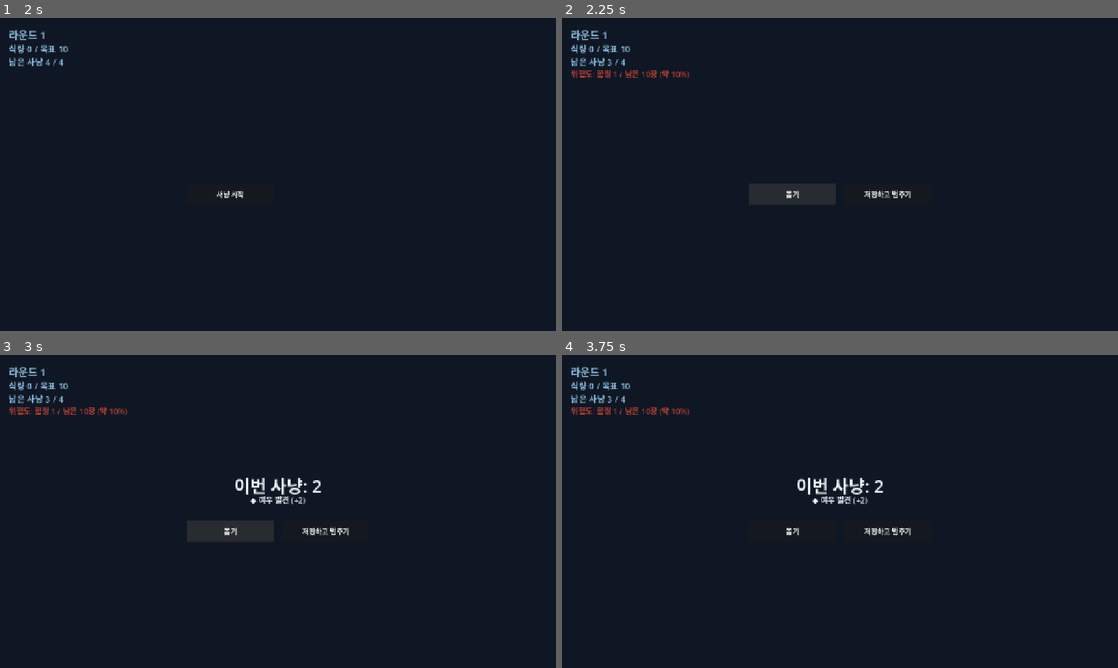
Above: before the commit, frames 1-4 (two rows, left to right).
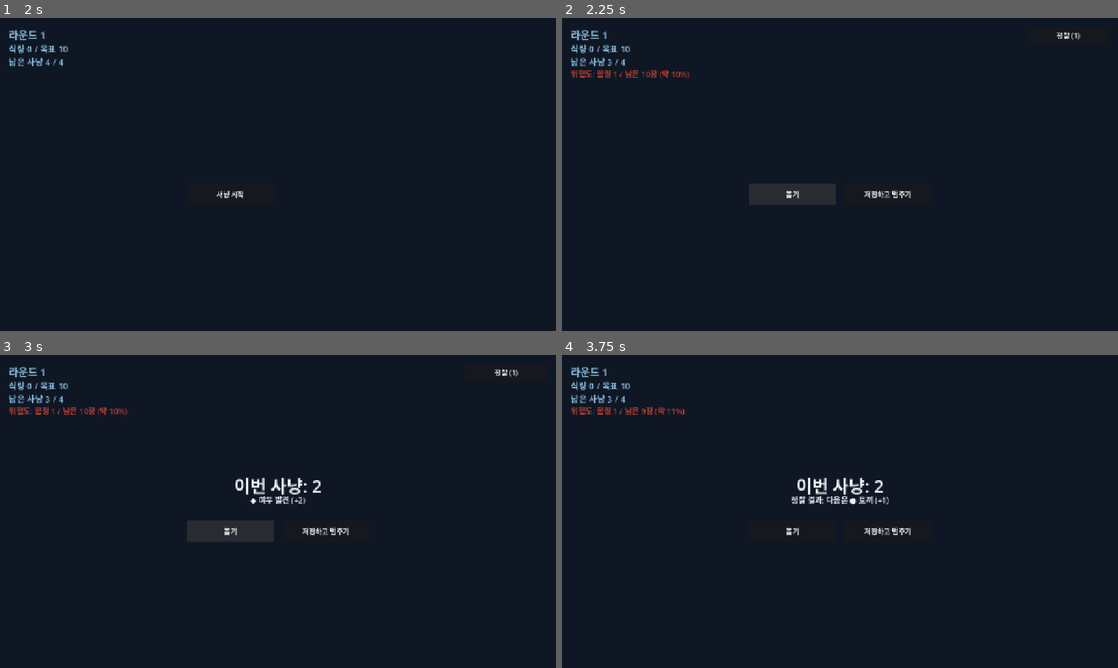
Above: after the commit, the same moments.

Repository: PDkou/MySaveCode
Game: Godot game, scene res://scenes/Intro.tscn
The game is run twice, just before and just after one commit, with the same random seed, the same clock (stepped at 60 frames per second) and the same inputs.
Inputs (mouse positions are in pixels of both pictures, inside the frame that each line leads up to):
- Up to frame 1 (2 s): tap Enter at 0.5 s; move the mouse to (400, 158) at 0.52 s; click (400, 158) at 0.67 s; click "사냥 시작" at 1.25 s
- Up to frame 2 (2.25 s): click "사냥 시작" at 2 s
- Up to frame 3 (3 s): click "뽑기" at 2.75 s
- Up to frame 4 (3.75 s): click (1067, 373) at 3.5 s, where only the run after the commit has a clickable "정찰 (1)"

Frame 1 is identical in both runs. In frame 2, less than 0.1% of the frame differs, in the area x 89-94%, y 4-8%; in frame 3, less than 0.1%; in frame 4, 0.4%, in the area x 14-59%, y 16-48%.

Commit message:
Fix trap-removal balance bug, add Scout mechanic from Buckshot Roulette research
Bug report from the lead: picking the trap-reduction charm
(lucky_paw, bust_count -1) with the base trap count at 1 zeroed out
traps for the rest of the run - every subsequent round became
completely risk-free, trivializing the core mechanic permanently.
Root cause: bust_count had no floor. Fixed by clamping bust_count to
a MIN_BUST_COUNT of 1 everywhere it's mutated (charm effects and the
meta-progression trap-reduction unlock) - the bag can never lose its
last trap. Verified structurally (all mutations route through one
_apply_effect function) and empirically: applying lucky_paw 50x in a
row in the HTML build, bustCount floor holds at 1 every time.

Rebalancing note: initially also raised BASE_BUST_COUNT to 2 to keep
lucky_paw meaningful post-floor, but mass-sim at 300k fresh runs
showed that nearly halved the new-player clear rate (32%->13%) -
reverted to BASE_BUST_COUNT=1 and instead gave lucky_paw a small
guaranteed secondary effect (+1 scout) so it's never a dead pick even
when trap count is already at the floor.

Second piece of feedback: "it's still just a draw-for-points game."
Researched Buckshot Roulette per the lead's reference list - its
items shift the game "from pure chance to resource management" by
letting the player spend a limited resource to gain information
mid-round (magnifying glass) rather than only deciding before/after.
Added an equivalent Scout mechanic: 1 free peek at the next bag token
per hunt attempt (RunManager.scout()), plus two new charms
(trackers_eye, keen_instinct) that grant more. This gives the "draw
or stop" moment actual tactical information instead of being a blind
click, addressing the "just draw and it's over" complaint from a
different angle than the risk-percentage display added earlier.

Charm pool: 35 total now. Reverified headlessly (35/35 individual
charm tests pass, 300k-run mass sim back to 31.98% fresh-player
round-2+ rate, zero anomalies) and in the HTML build via Playwright.

Co-Authored-By: Claude Sonnet 5 <noreply@anthropic.com>
Claude-Session: https://claude.ai/code/session_01MQ4bRqp7ywQW2rnDKWEWYA

Diff:
--- a/game/scripts/Main.gd
+++ b/game/scripts/Main.gd
@@ -13,6 +13,7 @@
 var message_label: Label
 var action_button: Button
 var secondary_button: Button
+var scout_button: Button
 var charm_layer: CanvasLayer
 var charm_buttons: Array = []
 
@@ -59,6 +60,9 @@
 
 	secondary_button = _make_button(hud, Vector2(200, 50), Vector2(viewport_size.x / 2.0 + 10, viewport_size.y / 2.0 + 20))
 	secondary_button.pressed.connect(_on_secondary_pressed)
+
+	scout_button = _make_button(hud, Vector2(190, 40), Vector2(viewport_size.x - 210, 20))
+	scout_button.pressed.connect(_on_scout_pressed)
 
 	charm_layer = CanvasLayer.new()
 	add_child(charm_layer)
@@ -113,6 +117,7 @@
 	attempts_label.text = "남은 사냥 %d / %d" % [run.attempts_left, run.attempts_per_round]
 
 	risk_label.text = ""
+	scout_button.hide()
 
 	match run.state:
 		run.State.IDLE:
@@ -131,6 +136,9 @@
 			if tiles > 0:
 				var odds := int(round(100.0 * traps / tiles))
 				risk_label.text = "위험도: 함정 %d / 남은 %d장 (약 %d%%)" % [traps, tiles, odds]
+			if run.scouts_left > 0:
+				scout_button.text = "정찰 (%d)" % run.scouts_left
+				scout_button.show()
 		run.State.ROUND_CLEAR:
 			action_button.text = "계속 사냥"
 			action_button.show()
@@ -208,6 +216,11 @@
 			run.start_run()
 
 
+func _on_scout_pressed() -> void:
+	run.scout()
+	_refresh()
+
+
 func _on_secondary_pressed() -> void:
 	match run.state:
 		run.State.DRAWING:
--- a/game/scripts/RunManager.gd
+++ b/game/scripts/RunManager.gd
@@ -10,6 +10,7 @@
 const QUOTA_GROWTH := 10
 const BASE_ATTEMPTS := 4
 const BASE_BUST_COUNT := 1
+const MIN_BUST_COUNT := 1  # the bag must always keep at least one trap — risk can never be fully removed
 const BASE_BAG_SIZE := 10
 
 # Prey have identity (not just anonymous numbers) so charms can build
@@ -26,8 +27,8 @@
 # generically by _apply_effect(). Adding a new charm almost never needs new
 # code — only a new "stat" needs a case in _apply_effect(), and only once.
 const CHARM_DEFS := [
-	{"id": "lucky_paw", "name": "행운의 발자국", "desc": "함정 토큰 1개 감소", "tier": "good",
-		"effects": [{"stat": "bust_count", "amount": -1}]},
+	{"id": "lucky_paw", "name": "행운의 발자국", "desc": "함정 토큰 1개 감소 (최소 1개는 유지), 정찰 +1회", "tier": "good",
+		"effects": [{"stat": "bust_count", "amount": -1}, {"stat": "bonus_scouts", "amount": 1}]},
 	{"id": "thick_fur", "name": "두꺼운 털가죽", "desc": "먹잇감 가치 +1 (전 종류)", "tier": "good",
 		"effects": [{"stat": "value_bonus", "amount": 1}]},
 	{"id": "fat_reserves", "name": "두둑한 비축", "desc": "먹잇감 가치 +2 (전 종류)", "tier": "good",
@@ -42,6 +43,10 @@
 		"effects": [{"stat": "quota_growth_multiplier", "amount": 0.8}]},
 	{"id": "moonlight", "name": "달빛 축복", "desc": "사냥 성공 시 획득 식량 10% 보너스", "tier": "good",
 		"effects": [{"stat": "cashout_bonus_percent", "amount": 0.1}]},
+	{"id": "trackers_eye", "name": "추적자의 눈", "desc": "매 사냥마다 정찰 +1회 (다음 뽑을 것을 미리 확인)", "tier": "good",
+		"effects": [{"stat": "bonus_scouts", "amount": 1}]},
+	{"id": "keen_instinct", "name": "타고난 감각", "desc": "정찰 +2회, 대신 함정 토큰 1개 추가", "tier": "risky",
+		"effects": [{"stat": "bonus_scouts", "amount": 2}, {"stat": "bust_count", "amount": 1}]},
 	{"id": "wide_pouch", "name": "넉넉한 주머니", "desc": "주머니 속 사냥감 슬롯 +2 (함정 개수는 그대로)", "tier": "good",
 		"effects": [{"stat": "bag_size_bonus", "amount": 2}]},
 	{"id": "keen_nose", "name": "예민한 코", "desc": "매 라운드 첫 함정 자동 회피", "tier": "good",
@@ -110,6 +115,8 @@
 var bonus_trap_immunity: int = 0
 var trap_immunity_left: int = 0
 var type_bonus: Dictionary = {}
+var bonus_scouts: int = 0
+var scouts_left: int = 0
 
 var total_food: int = 0
 var pot: int = 0
@@ -122,7 +129,7 @@
 	round_number = 1
 	quota = BASE_QUOTA
 	attempts_per_round = BASE_ATTEMPTS + GameManager.get_bonus_attempts()
-	bust_count = max(0, BASE_BUST_COUNT - GameManager.get_bonus_bust_reduction())
+	bust_count = max(MIN_BUST_COUNT, BASE_BUST_COUNT - GameManager.get_bonus_bust_reduction())
 	value_bonus = 0
 	safety_percent = 0.0
 	cashout_bonus_percent = 0.0
@@ -132,14 +139,28 @@
 	retreat_bonus_percent = 0.0
 	bonus_trap_immunity = 0
 	type_bonus.clear()
+	bonus_scouts = 0
 	total_food = 0
 	owned_charms.clear()
 	_start_round()
 
 
+func scout() -> Dictionary:
+	if state != State.DRAWING or scouts_left <= 0 or bag.is_empty():
+		return {}
+	scouts_left -= 1
+	var next: Dictionary = bag.back()
+	if next["type"] == "trap":
+		message.emit("정찰 결과: 다음은 함정이다!", "trap")
+	else:
+		message.emit("정찰 결과: 다음은 %s %s (+%d)" % [next["icon"], next["name"], next["value"]], "neutral")
+	return next
+
+
 func start_attempt() -> void:
 	if state != State.IDLE or attempts_left <= 0:
 		return
+	scouts_left = 1 + bonus_scouts
 	attempts_left -= 1
 	pot = 0
 	_build_bag()
@@ -254,7 +275,7 @@
 	var amount = effect["amount"]
 	match effect["stat"]:
 		"bust_count":
-			bust_count = max(0, bust_count + int(amount))
+			bust_count = max(MIN_BUST_COUNT, bust_count + int(amount))
 		"value_bonus":
 			value_bonus += int(amount)
 		"safety_percent":
@@ -276,6 +297,8 @@
 		"type_bonus":
 			var t: String = effect["type"]
 			type_bonus[t] = type_bonus.get(t, 0) + int(amount)
+		"bonus_scouts":
+			bonus_scouts = max(0, bonus_scouts + int(amount))
 
 
 func _roll_prey_type() -> Dictionary:
Not shown, changed: web_test/index.html
